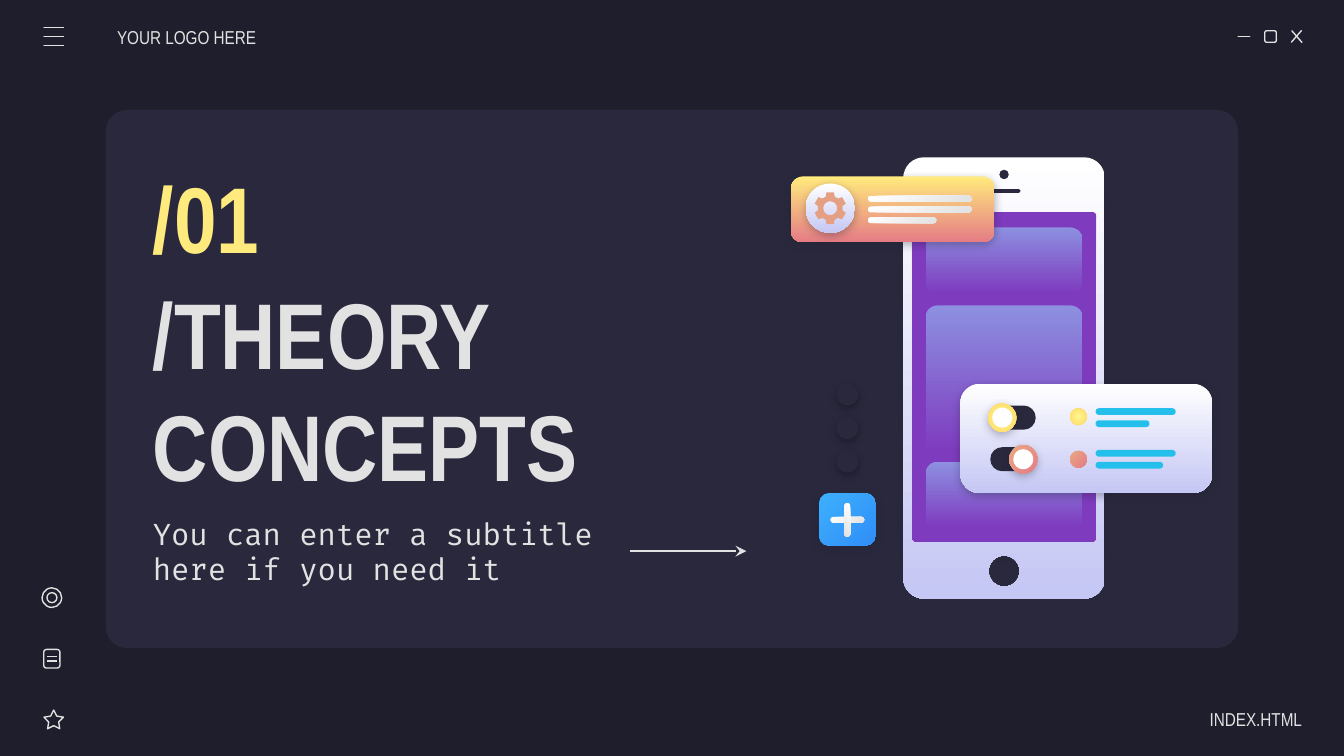
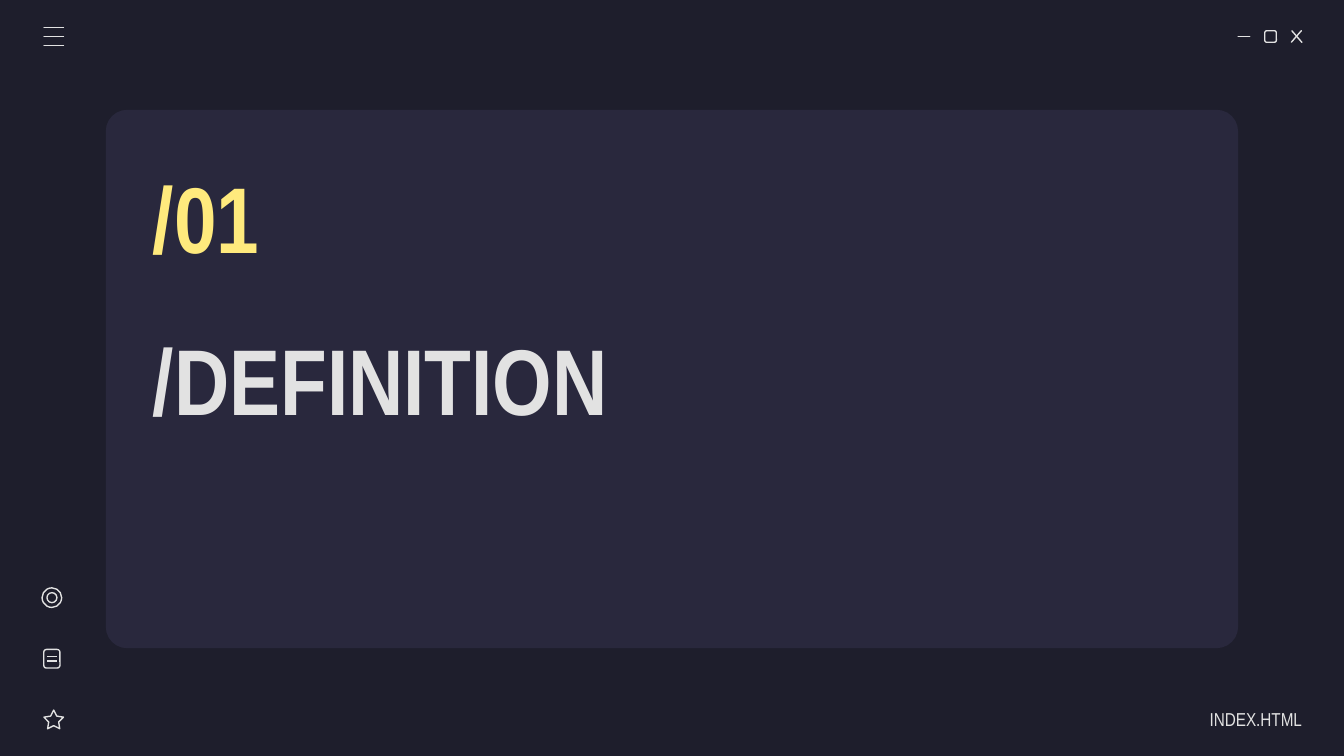
Before and after one commit to AlexanderSchallmeiner/Verhaltensdiagramme, a slide deck: slide 3 of Lukas Stranzinger/FlussdiagrammeV0.1.ppsx (slide 4 before the commit). Drawn at 1344x756 pixels with LibreOffice and Linux fonts; fonts in the diff are those of the drawing. Boxes give left, top, right and bottom in pixels: in the first picture for what was removed or moved away, otherwise in the second. Text is boxed around its words. In the diff, an @@ line names an element or a change of style, - is before the commit and + after.

```diff
--- a/Lukas Stranzinger/FlussdiagrammeV0.1.ppsx
+++ b/Lukas Stranzinger/FlussdiagrammeV0.1.ppsx
@@ subtitle removed at <box>117,31,256,44</box> @@
-YOUR LOGO HERE
@@ title at <box>153,347,608,417</box>: text changed @@
-/THEORY CONCEPTS
+/DEFINITION
@@ group removed at <box>790,157,1212,598</box>: 15 rounded rectangles, 12 freeform shapes @@
@@ subtitle removed at <box>153,521,593,587</box> @@
-You can enter a subtitle here if you need it
@@ arrow removed from (630, 551) to (746, 551) @@
```
Also in this commit, not shown: 3 other slides changed, 16 slides added, 3 slides removed.
